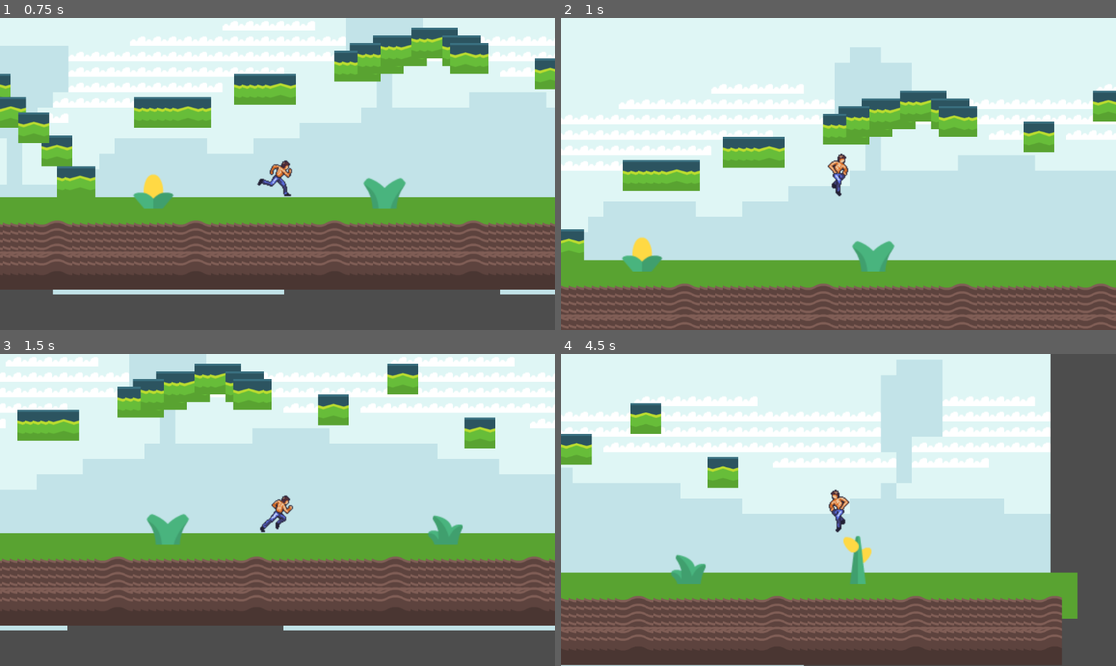
Above: before the commit, frames 1-4 (two rows, left to right).
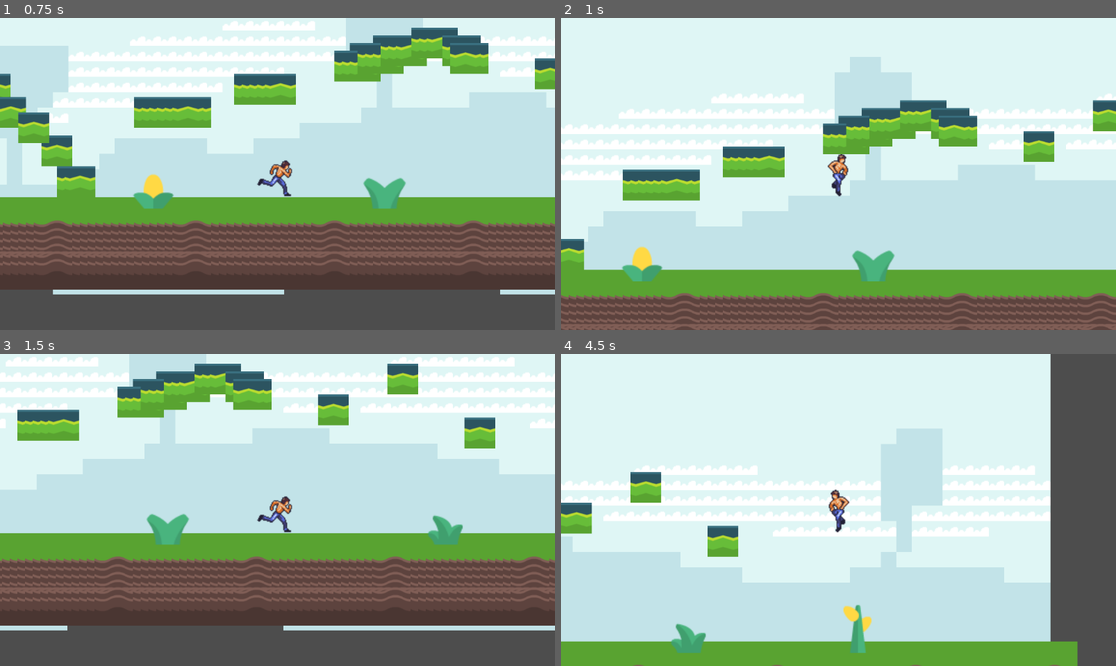
Above: after the commit, the same moments.

Repository: Allan-Mance/2D-Platformer
Game: Godot game, scene res://game.tscn
The game is run twice, just before and just after one commit, with the same random seed, the same clock (stepped at 60 frames per second) and the same inputs.
Inputs:
- Up to frame 1 (0.75 s): hold D (Right) from 0.53 s (still down)
- Up to frame 2 (1 s): keep holding D (Right); tap Space (Jump) at 0.77 s
- Up to frame 3 (1.5 s): keep holding D (Right)
- Up to frame 4 (4.5 s): tap Space (Jump) at 1.52, 3.02, 3.77 s; release D (Right) at 2.03 s; hold A (Left) 2.03-2.78 s; hold D (Right) 2.78-4.28 s; hold A (Left) from 4.28 s (still down)

Frame 1 is identical in both runs. In frame 2, 31% of the frame differs, in the area x 0-100%, y 9-100%; in frame 3, 0.3%; in frame 4, 59%, in the area x 0-94%, y 2-100%.

Commit message:
Change Jump Height

Diff:
--- a/Player/Player.gd
+++ b/Player/Player.gd
@@ -2,7 +2,7 @@
 
 
 const SPEED = 300.0
-const JUMP_VELOCITY = -400.0
+const JUMP_VELOCITY = -500.0
 
 # Get the gravity from the project settings to be synced with RigidBody nodes.
 var gravity = ProjectSettings.get_setting("physics/2d/default_gravity")
